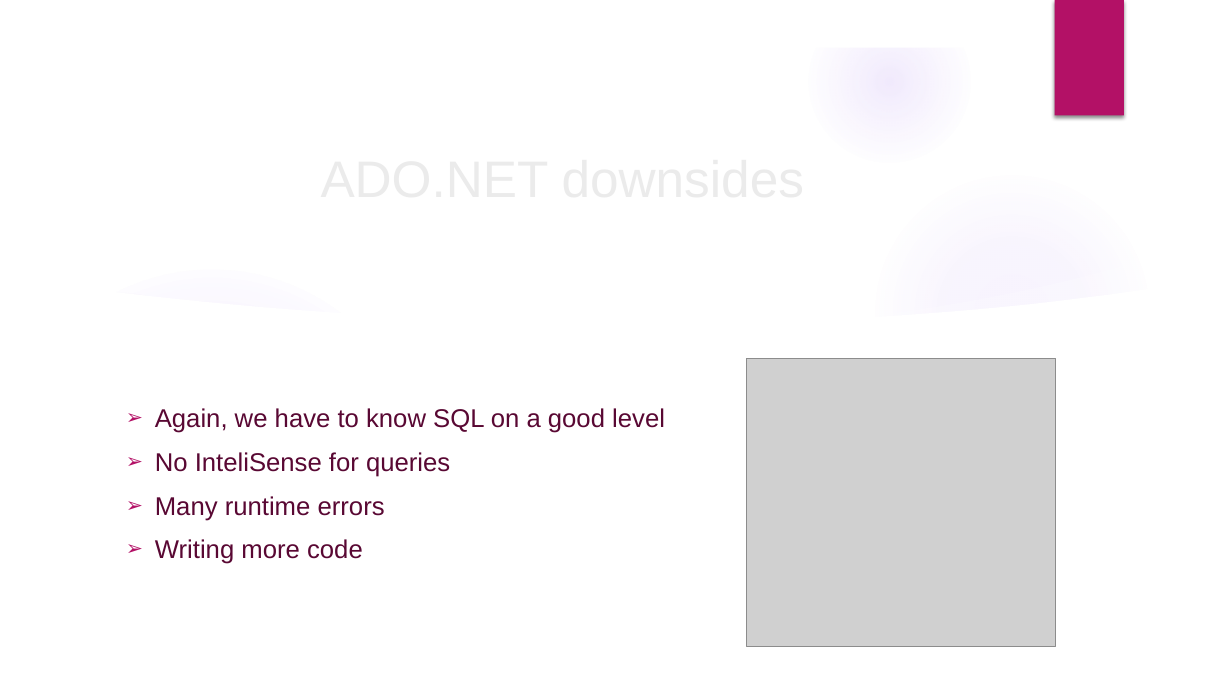
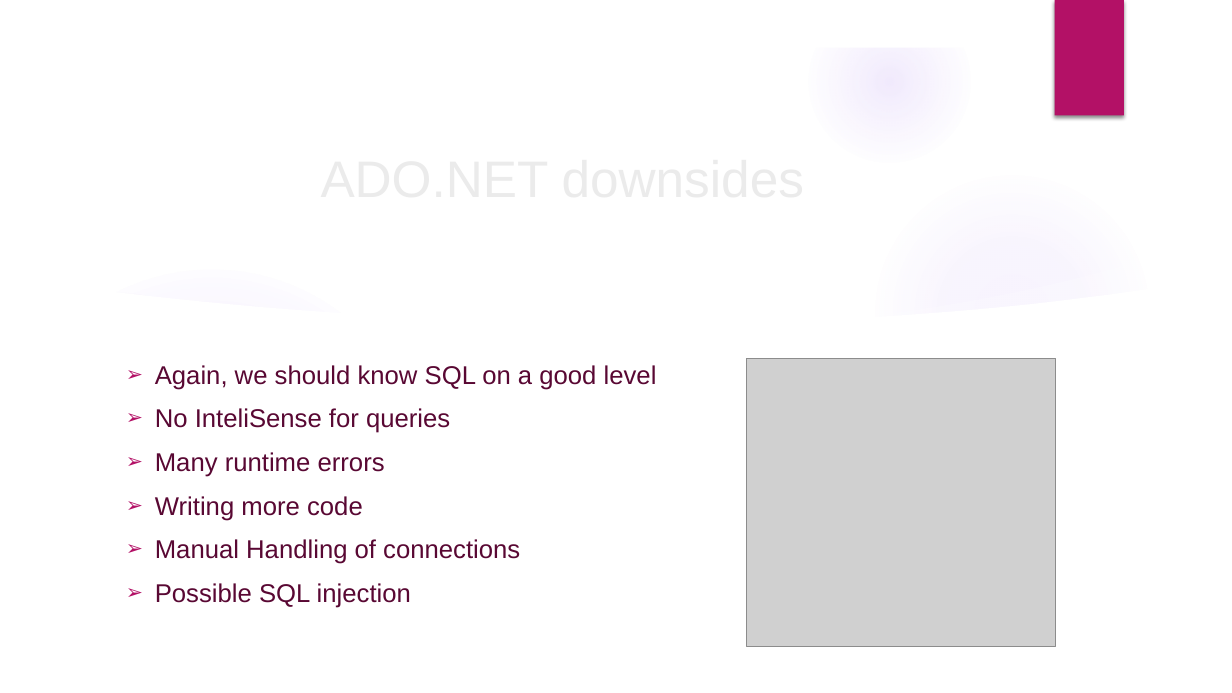
Before and after one commit to velizar92/TSK_Presentations, a slide deck: slide 13 of Databases_and_EntityFrameworkCore.pptx (slide 11 before the commit). Drawn at 1232x693 pixels with LibreOffice and Linux fonts; fonts in the diff are those of the drawing; grey boxes stand for pictures; background and template pictures are left out. Boxes give left, top, right and bottom in pixels: in the first picture for what was removed or moved away, otherwise in the second. Text is boxed around its words. In the diff, an @@ line names an element or a change of style, - is before the commit and + after.

Commit message:
Update 25.10

```diff
--- a/Databases_and_EntityFrameworkCore.pptx
+++ b/Databases_and_EntityFrameworkCore.pptx
@@ text at [155,365,657,390]: text changed @@
-➢ Again, we have to know SQL on a good level
+➢ Again, we should know SQL on a good level
@@ text at [155,539,520,608]: paragraphs added @@
+➢ Manual Handling of connections
+➢ Possible SQL injection
```
Also in this commit, not shown: 3 other slides changed, 5 slides added.
